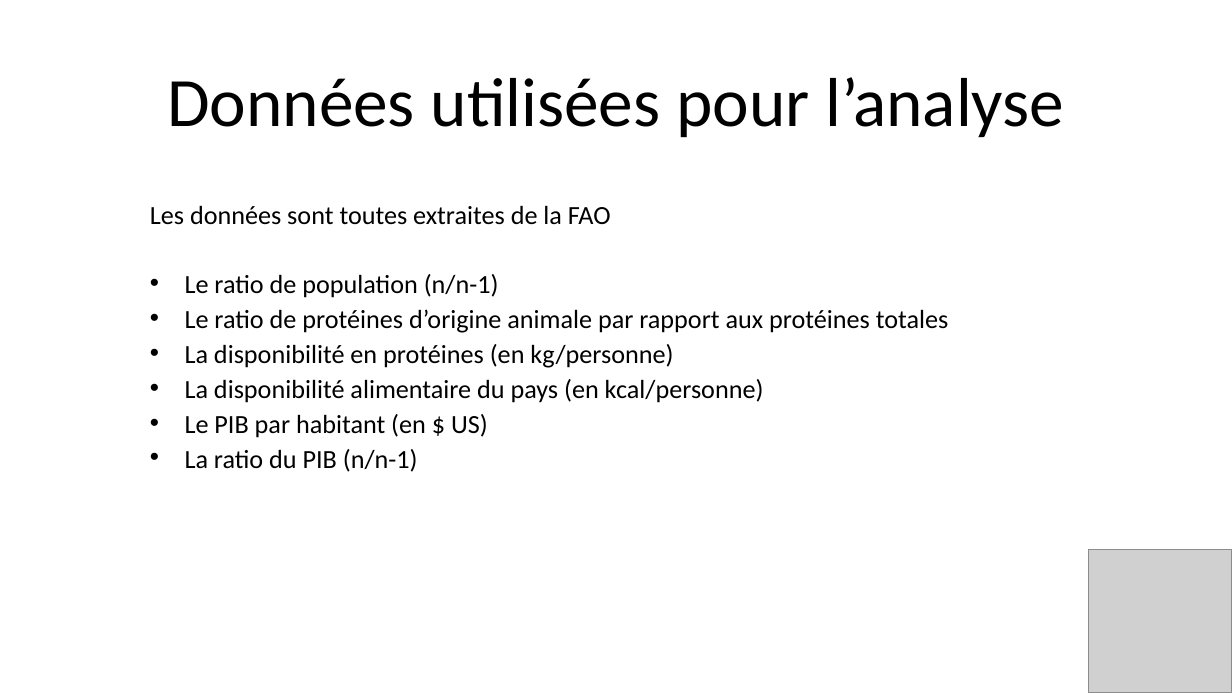
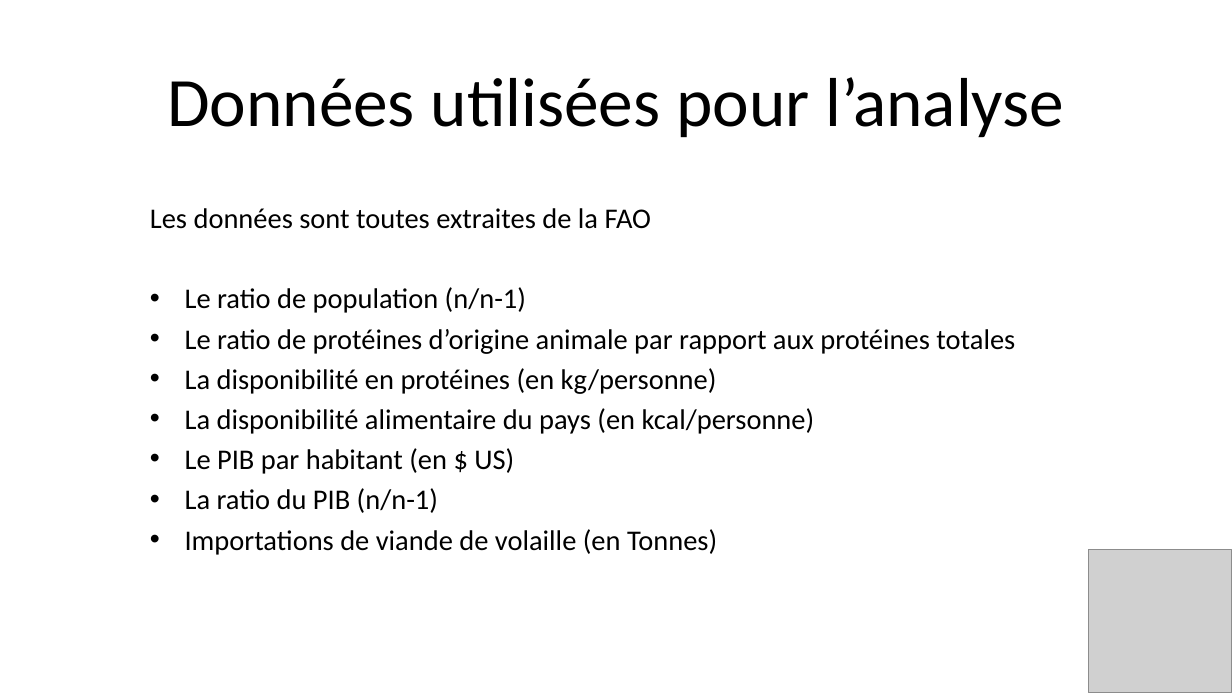
Before and after one commit to Julien-paulet/Projet_5_effectuez_une_etude_de_marche, a slide deck: slide 7 of Projet_5_présentation.pptx. Drawn at 1232x693 pixels with LibreOffice and Linux fonts; fonts in the diff are those of the drawing; grey boxes stand for pictures. Boxes give left, top, right and bottom in pixels: in the first picture for what was removed or moved away, otherwise in the second. Text is boxed around its words. In the diff, an @@ line names an element or a change of style, - is before the commit and + after.

```diff
--- a/Projet_5_présentation.pptx
+++ b/Projet_5_présentation.pptx
@@ subtitle at box(150, 208, 1015, 513): size 20.4 to 22.2 pt in "Les données sont toutes extraites de la ...", "Le ratio de population (n/n-1)", "Le ratio de protéines d’origine animale par ...", "La disponibilité en protéines (en kg/personne)" and 3 more places; line spacing 0.7 to 0.8 @@
@@ subtitle at box(185, 529, 717, 555): paragraph added @@
+• Importations de viande de volaille (en Tonnes)
```
Also in this commit, not shown: 2 other slides changed, 1 slide added, 1 slide removed, 1 other file.
